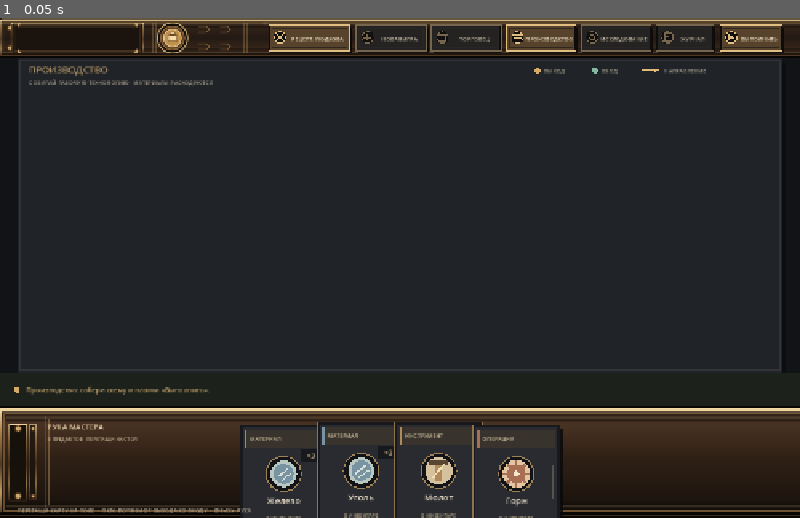
Above: before the commit, frame 1.
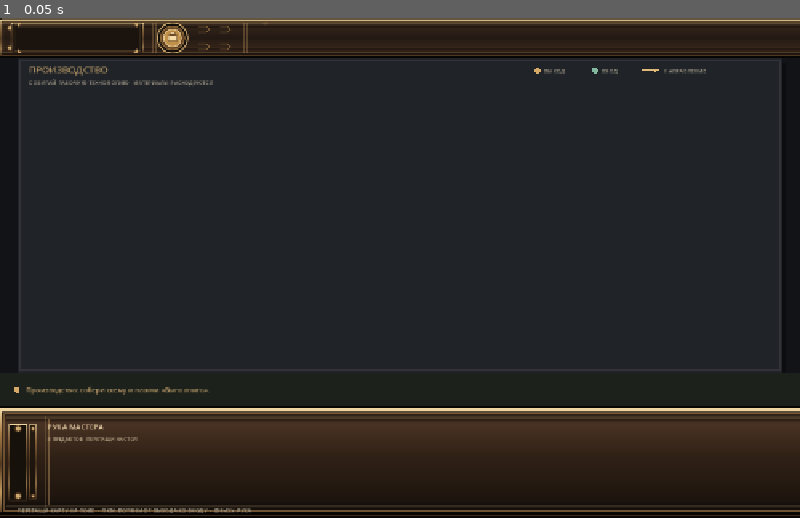
Above: after the commit, the same moment.

Repository: Blyaprint/new-1-bit-kuznya
Game: Godot game, scene res://scenes/board_prototype.tscn
Two runs of this game, one before a commit and one after it. Both use one fixed random seed, a clock stepped at 60 frames per second and the inputs below.
Inputs:
- Up to frame 1 (0.05 s): no input

The runs differ from the first frame. In frame 1, 7.5% of the frame differs, in the area x 30-98%, y 1-100%.
Error after the commit: Attempt to call function 'set_caption' in base 'null instance' on a null instance. (res://scripts/board_prototype.gd:1009)

Commit message:
Render item cards from reusable scene instances instead of custom drawing

Diff:
--- a/scripts/board_prototype.gd
+++ b/scripts/board_prototype.gd
@@ -1,6 +1,7 @@
 extends Control
 
 const CARD_SIZE := Vector2(140, 164)
+const CARD_VIEW_SCENE := preload("res://scenes/ui/card_view.tscn")
 const HAND_HEIGHT := 178.0
 const HEADER_HEIGHT := 64.0
 const STATUS_HEIGHT := 54.0
@@ -56,6 +57,7 @@
 var mouse_position := Vector2.ZERO
 var font: Font
 @onready var market_layer: Control = $MarketLayer
+@onready var card_views: Control = $CardViews
 
 
 func _ready() -> void:
@@ -109,6 +111,8 @@
 
 
 func _process(_delta: float) -> void:
+	_sync_card_views()
+	_sync_header_captions()
 	if market_layer.visible != market_open:
 		market_layer.visible = market_open
 		if market_open:
@@ -965,6 +969,52 @@
 	return kept
 
 
+func _sync_card_views() -> void:
+	if not is_instance_valid(card_views):
+		return
+	var visible_ids: Array[int] = []
+	for card in cards:
+		var card_id := int(card.id)
+		visible_ids.append(card_id)
+		var view_name := "Card_%d" % card_id
+		var view := card_views.get_node_or_null(view_name) as Control
+		if view == null:
+			view = CARD_VIEW_SCENE.instantiate() as Control
+			view.name = view_name
+			card_views.add_child(view)
+		var on_board := str(card.get(_place_key(), "hand")) == "board"
+		var target := Vector2(card.get(_position_key(), Vector2.ZERO)) - CARD_SIZE * 0.5 if on_board else Vector2.ZERO
+		if not on_board:
+			var hand := _hand_cards()
+			for i in range(hand.size()):
+				if int(hand[i].id) == card_id:
+					target = _hand_card_rect(i, hand.size()).position
+					break
+		if card_id == drag_card_id:
+			target = drag_position
+			view.z_index = 50
+		else:
+			view.z_index = 2
+		view.position = target
+		view.size = CARD_SIZE
+		view.set_card_data(card, on_board)
+	for child in card_views.get_children():
+		if child is Control and str(child.name).begins_with("Card_"):
+			var id_text := str(child.name).trim_prefix("Card_")
+			if not visible_ids.has(int(id_text)):
+				child.queue_free()
+
+
+func _sync_header_captions() -> void:
+	$HeaderButtons/RecipeButton.set_caption("РЕЦЕПТ: %s" % selected_recipe.to_upper())
+	$HeaderButtons/NewGameButton.set_caption("НОВАЯ ИГРА")
+	$HeaderButtons/MarketButton.set_caption("ТОРГОВЕЦ")
+	$HeaderButtons/ProductionButton.set_caption("ПРОИЗВОДСТВО")
+	$HeaderButtons/ResearchButton.set_caption("ИССЛЕДОВАНИЕ")
+	$HeaderButtons/JournalButton.set_caption("ЖУРНАЛ")
+	$HeaderButtons/ActionButton.set_caption("ВЫПОЛНИТЬ" if mode == "production" else "ИСПЫТАТЬ")
+
+
 func _draw() -> void:
 	# Leave the HUD and hand-tray bands transparent so their imported textures remain visible.
 	draw_rect(Rect2(0, HEADER_HEIGHT, size.x, size.y - HEADER_HEIGHT - HAND_HEIGHT), BG)
@@ -1053,18 +1103,8 @@
 	draw_string(font, Vector2(x + 202, y + 4), "НАПРАВЛЕНИЕ", HORIZONTAL_ALIGNMENT_LEFT, -1, 9, MUTED)
 
 
-func _draw_header_button(rect: Rect2, label: String, active: bool) -> void:
-	var fill := Color("#57432b") if active else Color("#242321")
-	var edge := Color("#e0bd80") if active else Color("#77664e")
-	draw_rect(Rect2(rect.position + Vector2(3, 4), rect.size), Color("#070809", 0.82))
-	draw_rect(rect, Color("#0e0d0b"))
-	draw_rect(Rect2(rect.position + Vector2(2, 2), rect.size - Vector2(4, 4)), fill)
-	draw_rect(Rect2(rect.position + Vector2(5, 5), rect.size - Vector2(10, 10)), Color("#30271e") if active else Color("#292725"), false, 1.0)
-	draw_rect(rect, edge, false, 1.5)
-	draw_line(rect.position + Vector2(7, 3), rect.position + Vector2(rect.size.x - 7, 3), Color("#f4d8a5", 0.48), 1.0)
-	draw_line(rect.position + Vector2(7, rect.size.y - 4), rect.position + Vector2(rect.size.x - 7, rect.size.y - 4), Color("#090807", 0.7), 1.0)
-	_draw_header_icon(Rect2(rect.position + Vector2(7, 8), Vector2(22, 22)), label, edge)
-	draw_string(font, rect.position + Vector2(30, 25), label, HORIZONTAL_ALIGNMENT_CENTER, rect.size.x - 34, 9, Color("#f2e5ca") if active else Color("#c8bda8"))
+func _draw_header_button(_rect: Rect2, _label: String, _active: bool) -> void:
+	pass
 
 
 func _draw_header_icon(rect: Rect2, label: String, tint: Color) -> void:
@@ -1146,51 +1186,9 @@
 		_draw_card(hand[i], _hand_card_rect(i, hand.size()).position, false)
 
 
-func _draw_card(card: Dictionary, top_left: Vector2, on_board := false) -> void:
-	var rect := Rect2(top_left, CARD_SIZE)
-	var role_color := _category_color(str(card.category))
-	# Layered dark-metal frame with a warm inset, like a premium RPG item card.
-	draw_rect(Rect2(top_left + Vector2(5, 6), CARD_SIZE), Color("#08090b", 0.82))
-	draw_rect(rect, Color("#17191d"))
-	draw_rect(rect, Color("#8e754f"), false, 2.0)
-	draw_rect(Rect2(top_left + Vector2(4, 4), CARD_SIZE - Vector2(8, 8)), CARD_BG)
-	draw_rect(Rect2(top_left + Vector2(6, 6), CARD_SIZE - Vector2(12, 12)), Color("#292b30"))
-	draw_rect(Rect2(top_left + Vector2(7, 7), Vector2(CARD_SIZE.x - 14, 28)), Color("#38332c"))
-	draw_rect(Rect2(top_left + Vector2(7, 7), Vector2(4, 28)), role_color)
-	draw_string(font, top_left + Vector2(16, 25), _category_label(str(card.category)), HORIZONTAL_ALIGNMENT_LEFT, CARD_SIZE.x - 28, 9, Color("#d9c7a5"))
-	# Emblem medallion.
-	draw_circle(top_left + Vector2(CARD_SIZE.x * 0.5, 78), 29.0, Color("#111316"))
-	draw_arc(top_left + Vector2(CARD_SIZE.x * 0.5, 78), 28.0, 0.0, TAU, 48, Color("#9d8258"), 2.0)
-	_draw_card_emblem(str(card.category), top_left + Vector2(CARD_SIZE.x * 0.5, 78), role_color)
-	draw_string(font, top_left + Vector2(8, 126), str(card.title), HORIZONTAL_ALIGNMENT_CENTER, CARD_SIZE.x - 16, 14, Color("#f0e4cd"))
-	if int(card.get("quantity", 1)) > 1:
-		draw_rect(Rect2(top_left + Vector2(CARD_SIZE.x - 43, 38), Vector2(34, 20)), Color("#17191d"))
-		draw_string(font, top_left + Vector2(CARD_SIZE.x - 41, 53), "×%d" % int(card.quantity), HORIZONTAL_ALIGNMENT_CENTER, 30, 11, Color("#f2d59d"))
-	if str(card.title) in ["Молот", "Горн"]:
-		var max_dur := maxf(1.0, float(card.get("max_durability", TOOL_MAX_DURABILITY)))
-		var wear_ratio := 1.0 - clampf(float(card.get("durability", TOOL_MAX_DURABILITY)) / max_dur, 0.0, 1.0)
-		var bar_rect := Rect2(top_left + Vector2(CARD_SIZE.x - 13, 65), Vector2(4, 52))
-		draw_rect(bar_rect, Color("#55534d"))
-		if wear_ratio > 0.0:
-			var red_height := bar_rect.size.y * wear_ratio
-			draw_rect(Rect2(bar_rect.position.x, bar_rect.end.y - red_height, bar_rect.size.x, red_height), Color("#bd5549"))
-	draw_line(top_left + Vector2(13, 136), top_left + Vector2(CARD_SIZE.x - 13, 136), Color("#74664f"), 1.0)
-	draw_string(font, top_left + Vector2(8, 153), "УЗЕЛ СХЕМЫ" if on_board else "В ИНВЕНТАРЕ", HORIZONTAL_ALIGNMENT_CENTER, CARD_SIZE.x - 16, 8, Color("#b6a587"))
-	if on_board:
-		var inputs := _input_ports(card)
-		var outputs := _output_ports(card)
-		for i in range(inputs.size()):
-			var p := _port_position(card, false, i)
-			draw_circle(p, 7.0, Color("#18211f"))
-			draw_circle(p, 4.0, Color("#8fb9a2"))
-			var label_pos := Vector2(top_left.x + 8, p.y + 3)
-			draw_string(font, label_pos, str(inputs[i].label), HORIZONTAL_ALIGNMENT_LEFT, 46, 7, Color("#d4e1d6"))
-		for i in range(outputs.size()):
-			var p := _port_position(card, true, i)
-			draw_circle(p, 7.0, Color("#2a2117"))
-			draw_circle(p, 4.0, ACCENT)
-			var label_pos := Vector2(top_left.x + CARD_SIZE.x - 54, p.y + 3)
-			draw_string(font, label_pos, str(outputs[i].label), HORIZONTAL_ALIGNMENT_RIGHT, 46, 7, Color("#f0d8ad"))
+func _draw_card(_card: Dictionary, _top_left: Vector2, _on_board := false) -> void:
+	# Cards are rendered by reusable CardView scene instances.
+	pass
 
 
 func _category_color(category: String) -> Color:
